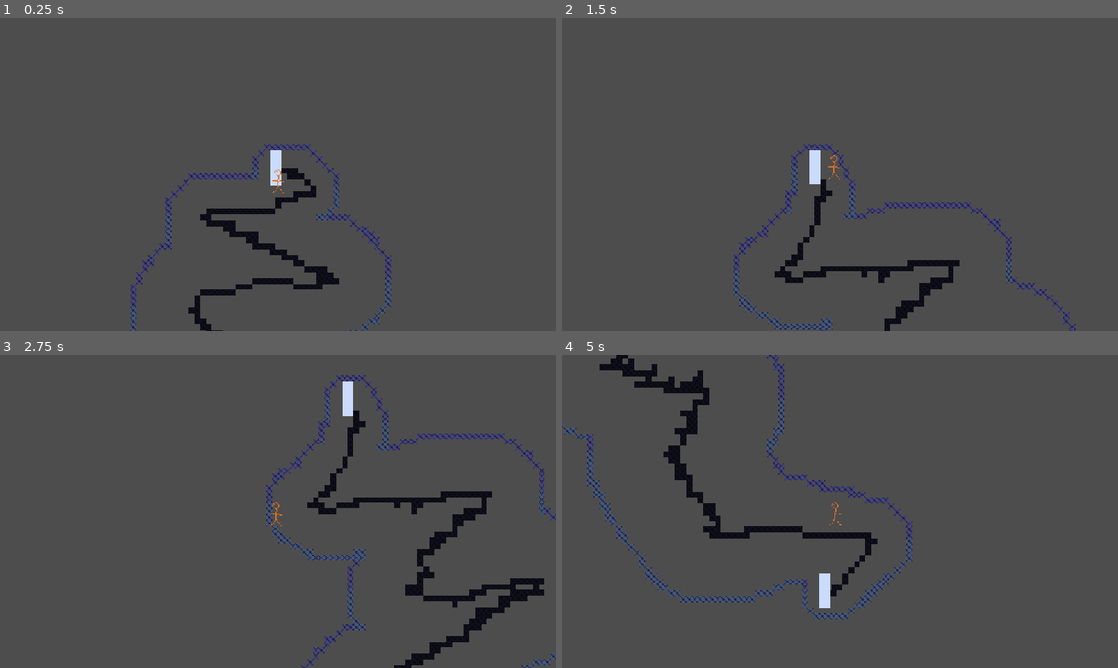
Above: before the commit, frames 1-4 (two rows, left to right).
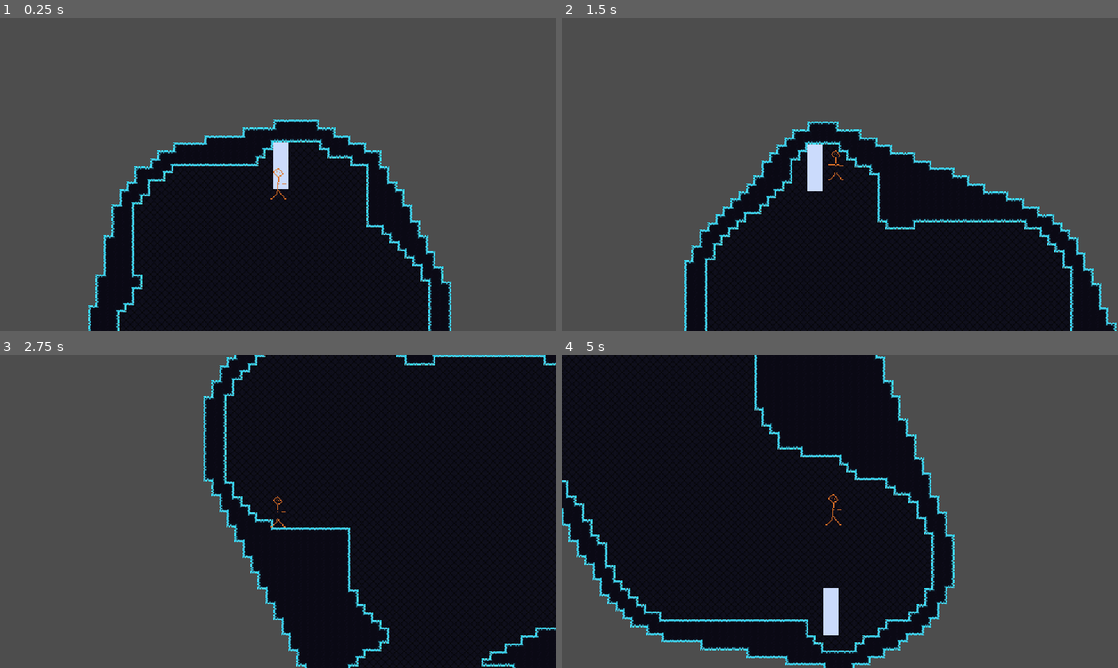
Above: after the commit, the same moments.

Repository: henreedev/exponential-climb
Game: Godot game, scene res://scenes/game.tscn
Same seed, same stepped clock (60 frames per second), same inputs: the game is played once before the commit and once after it.
Inputs (mouse positions are in pixels of both pictures, inside the frame that each line leads up to):
- Up to frame 1 (0.25 s): no input
- Up to frame 2 (1.5 s): move the mouse to (962, 158) at 0.52 s; press the mouse at (962, 158) at 0.53 s; hold D (move_right) from 0.53 s (still down); tap Space (jump) at 0.77 s; move the mouse to (728, 190) at 1.27 s; release the mouse at (728, 190) at 1.28 s; tap R (test_generate_new_room) at 1.35 s
- Up to frame 3 (2.75 s): tap Space (jump) at 1.52 s; move the mouse to (333, 442) at 2.02 s; release D (move_right) at 2.03 s; hold A (move_left) from 2.03 s (still down); hold Q (toggle_loop) from 2.03 s (still down)
- Up to frame 4 (5 s): move the mouse to (812, 574) at 2.77 s; release A (move_left) at 2.78 s; release Q (toggle_loop) at 2.78 s; hold D (move_right) 2.78-4.28 s; click (812, 574) at 2.85 s; tap Space (jump) at 3.02, 3.77, 4.52 s; move the mouse to (1006, 558) at 3.52 s; hold R (test_generate_new_room) 3.53-4.28 s; move the mouse to (673, 464) at 4.27 s; hold A (move_left) from 4.28 s (still down); tap Q (toggle_loop) at 4.35 s

The runs differ from the first frame. In frame 1, 32% of the frame differs, in the area x 15-82%, y 32-100%; in frame 2, 34%; in frame 3, 54%; in frame 4, 57%, in the area x 0-71%, y 0-100%.

Commit message:
fix polygon generation, terrain generation using it

Diff:
--- a/resources/environment/tileset.tres
+++ b/resources/environment/tileset.tres
@@ -100,7 +100,6 @@
 1:1/0 = 0
 1:1/0/terrain_set = 0
 1:1/0/terrain = 0
-1:1/0/physics_layer_0/polygon_0/points = PackedVector2Array(-4, -4, 4, -4, 4, 4, -4, 4)
 1:1/0/terrains_peering_bit/right_side = 0
 1:1/0/terrains_peering_bit/bottom_right_corner = 0
 1:1/0/terrains_peering_bit/bottom_side = 0
--- a/scenes/player/player.tscn
+++ b/scenes/player/player.tscn
@@ -20,7 +20,7 @@
 texture = ExtResource("2_dovo2")
 
 [node name="Camera2D" type="Camera2D" parent="."]
-zoom = Vector2(1.5, 1.5)
+zoom = Vector2(2, 2)
 process_callback = 0
 position_smoothing_enabled = true
 position_smoothing_speed = 9.23
--- a/scripts/environment/path_info.gd
+++ b/scripts/environment/path_info.gd
@@ -11,6 +11,8 @@
 var path_core : Array[Vector2i]
 var top_edge : Array[Vector2i]
 var bottom_edge : Array[Vector2i]
-var inside : Array[Vector2i]
+var total_edge : Array[Vector2i]
+var packed_edge : PackedVector2Array
+var polygon : Polygon2D
 
 var radius_curve : Curve
--- a/scripts/environment/room.gd
+++ b/scripts/environment/room.gd
@@ -122,11 +122,12 @@
 
 	var top_edge = path_edges[0]
 	var bot_edge = path_edges[1]
-	#var inside = path_edges[2]
 
 	path.top_edge = top_edge
 	path.bottom_edge = bot_edge
-	#path.inside = inside
+	path.total_edge = path_edges[2]
+	path.packed_edge = path_edges[3]
+	path.polygon = path_edges[4]
 
 	#var top_noise_seed = TilePath.add_noise_to_path(path.top_edge, noise, 3, true)
 	#TilePath.add_noise_to_path(path.bottom_edge, noise, 3, true, top_noise_seed)
@@ -138,7 +139,8 @@
 	match info.type:
 		_:
 			if is_main:
-				return randf_range(2000, 2500)
+				#return randf_range(2000, 2500)
+				return 1000
 			else:
 				return randf_range(500, 700)
 
@@ -146,7 +148,7 @@
 	match info.type:
 		_:
 			if is_main:
-				return 30
+				return 20
 			else:
 				return randf_range(2, 10)
 
@@ -162,7 +164,7 @@
 	match info.type:
 		_:
 			if is_main:
-				return 7
+				return 3
 			else:
 				return 2
 
@@ -219,14 +221,22 @@
 	var top_left_pos := Vector2i(mini(start_door_pos.x, main_door_pos.x), mini(start_door_pos.y, main_door_pos.y))
 	var bottom_right_pos := Vector2i(maxi(start_door_pos.x, main_door_pos.x), maxi(start_door_pos.y, main_door_pos.y))
 	# Fill in bg
-	#const PADDING_TILES := 100
-	#for x in range(top_left_pos.x - PADDING_TILES, bottom_right_pos.x + PADDING_TILES):
-		#for y in range(top_left_pos.y - PADDING_TILES, bottom_right_pos.y + PADDING_TILES):
-			#var coord = Vector2i(x, y)
-			#bg_layer.set_cell(coord, 0, BG_ATLAS_COORDS)
 	# Carve out edges first, then insides (to clear up any edges overlapping with insides)
 	var wall_cells : Array[Vector2i] = []
-	var inside_cells : Array[Vector2i] = []
+	var main_polygon := TilePath.map_to_packed_vec2_arr(info.main_path.polygon.polygon, false, true)
+	var side_polygons := []
+	var convex_hull = Geometry2D.convex_hull(main_polygon)
+	convex_hull = Geometry2D.offset_polygon(convex_hull, 3)[0]
+	const PADDING_TILES := 100
+	for y in range(top_left_pos.y - PADDING_TILES, bottom_right_pos.y + PADDING_TILES):
+		for x in range(top_left_pos.x - PADDING_TILES, bottom_right_pos.x + PADDING_TILES):
+			var coord = Vector2(x, y)
+			if Geometry2D.is_point_in_polygon(coord, convex_hull):
+				if Geometry2D.is_point_in_polygon(coord, main_polygon):
+					bg_layer.set_cell(coord, 0, BG_ATLAS_COORDS)
+				else:
+					wall_cells.append(Vector2i(coord))
+					#continue
 	#for side_path in info.side_paths:
 		## Carve out side path edges
 		#wall_cells.append_array(side_path.top_edge)
@@ -239,11 +249,50 @@
 	#wall_cells.append_array(info.main_path.path_core)
 	#wall_cells.append_array(info.main_path.top_edge)
 	#wall_cells.append_array(info.main_path.bottom_edge)
-	for coord in info.main_path.top_edge:
-		wall_layer.set_cell(coord, 0, WALL_ATLAS_COORDS)
-	for coord in info.main_path.bottom_edge:
-		wall_layer.set_cell(coord, 0, PLATFORM_ATLAS_COORDS)
-	for coord in info.main_path.path_core:
-		bg_layer.set_cell(coord, 0, BG_ATLAS_COORDS)
-
-	#wall_layer.set_cells_terrain_connect(wall_cells, 0, 0)
+	#for coord in info.main_path.top_edge:
+		#wall_layer.set_cell(coord, 0, WALL_ATLAS_COORDS)
+	#for coord in info.main_path.bottom_edge:
+		#wall_layer.set_cell(coord, 0, PLATFORM_ATLAS_COORDS)
+	#for coord in info.main_path.path_core:
+		#bg_layer.set_cell(coord, 0, BG_ATLAS_COORDS)
+	#const test_indices = [0, -1, -2, -3, -4, -5, -6, -7, -8]
+	#for i in range(len(test_indices)):
+		#var idx = test_indices[i]
+		#var test_poly = Polygon2D.new()
+		#test_poly.color = Color.from_hsv(lerpf(0.0, 0.5, float(i) / len(test_indices)), 1, 1)
+		#print(test_poly.color)
+		#test_poly.z_index = 999
+		#test_poly.polygon = PackedVector2Array([
+			#info.main_path.polygon.polygon[idx],
+			#info.main_path.polygon.polygon[idx] + Vector2(-1, 0),
+			#info.main_path.polygon.polygon[idx] + Vector2(1, 0),
+			#])
+		#test_poly.polygon = Geometry2D.offset_polygon(test_poly.polygon, 1 + i * 0.2)[0]
+		#add_child(test_poly)
+	#
+	#var problem_indices = {}
+	#for i in range(len(info.main_path.polygon.polygon) - 1):
+		#var point = info.main_path.polygon.polygon[i]
+		#var next_point = info.main_path.polygon.polygon[i + 1]
+		#if point.distance_to(next_point) > 17:
+			#problem_indices[i] = true
+			#problem_indices[i + 1] = true
+			#var too_far_poly = Polygon2D.new()
+			#too_far_poly.color = Color.ORANGE
+			#too_far_poly.z_index = 999
+			#too_far_poly.polygon = PackedVector2Array([
+				#point,
+				#next_point + Vector2.LEFT,
+				#next_point + Vector2.RIGHT,
+				#])
+			#too_far_poly.vertex_colors = PackedColorArray([Color.YELLOW, Color.YELLOW, Color.YELLOW, Color.YELLOW, Color.YELLOW, Color.YELLOW, Color.YELLOW])
+			#var expanded_polys = Geometry2D.offset_polygon(too_far_poly.polygon, 0.4)
+			#if expanded_polys.size() > 1:
+				#print("multiple gamers in chat")
+			#too_far_poly.polygon = expanded_polys[0]
+			#add_child(too_far_poly)
+	#print("annoying indices: ", problem_indices)
+	#print("size: " , len(info.main_path.polygon.polygon))
+
+
+	wall_layer.set_cells_terrain_connect(wall_cells, 0, 0)
--- a/scripts/utilities/tilepath.gd
+++ b/scripts/utilities/tilepath.gd
@@ -36,6 +36,9 @@
 		return point / 8
 	elif _point != Vector2.INF:
 		return Vector2i(_point) / 8
+
+static func map_to_local(point):
+	return Vector2(point) * 8 + Vector2(4, 4)
 
 ## Adds points to a path as necessary to fill gaps between any non-adjacent
 ## points that are within the given radius of each other .
@@ -124,7 +127,9 @@
 
 ## Checks whether two coordinates are touching in any of 8 directions
 static func is_adjacent(a: Vector2i, b: Vector2i) -> bool:
-	return abs(a.x - b.x) + abs(a.y - b.y) == 1
+	var x_diff = abs(a.x - b.x)
+	var y_diff = abs(a.y - b.y)
+	return x_diff + y_diff == 1 or x_diff == 1 and y_diff == 1
 
 
 ## Adds given noise to a path, ensuring the start and end points remain the same.
@@ -169,7 +174,6 @@
 	# the edge but *can* be removed from the edge.
 	var visited := {}
 	var i := 0
-	#region Original edge finding method with circle carving
 	for path_coord : Vector2i in path:
 		# Calculate radius to carve path with
 		var radius : int = base_radius
@@ -178,18 +182,18 @@
 		# Calculate square area containing radius circle
 		var x_range = range(-radius - 1, radius + 2) # range is inclusive then exclusive
 		var y_range = range(-radius - 1, radius + 2)
-		for x_offset in x_range:
-			for y_offset in y_range:
+		for dx in x_range:
+			for dy in y_range:
 				# Look in a square around the point
-				var coord_offset = Vector2i(x_offset, y_offset)
+				var coord_offset = Vector2i(dx, dy)
 				var coord = path_coord + coord_offset
-				var mh_dist = euclidean_dist(path_coord, coord)
-
-				if mh_dist <= radius: # Remove tiles on the inside of the circle
+				var dist = euclidean_dist(path_coord, coord)
+
+				if dist <= radius: # Remove tiles on the inside of the circle
 					top_edge_set.erase(coord)
 					bottom_edge_set.erase(coord)
 					visited[coord] = null # Add to visited
-				elif mh_dist == radius + 1:
+				elif dist == radius + 1:
 					if visited.has(coord):
 						continue # Don't add as an edge tile if already visited
 					# Calculate tangent to place tile into top or bottom edge
@@ -211,49 +215,134 @@
 	path_edge.append_array(top_edge)
 	path_edge.append_array(bottom_edge)
 
-	return [top_edge, bottom_edge, path_edge]
-	#endregion Original edge finding method with circle carving
-	#region New implementation (perpendicular points)
-	#var top_edge := {}
-	#var bottom_edge := {}
-	#var last_tangent := Vector2.ZERO
-	#var second_last_tangent := Vector2.ZERO
-	#for i in range(path.size()):
-		#var radius = base_radius
-		#if radius_curve:
-			#radius = int(radius_curve.sample_baked(i))
-#
-		#var current_point = Vector2(path[i])
-		#var tangent : Vector2
-#
-		#if path.size() <= 1:
-			#tangent = Vector2.RIGHT # Default if path is only one point
-		#elif i == 0:
-			#tangent = (Vector2(path[i + 1]) - current_point).normalized()
-		#elif i == path.size() - 1:
-			#tangent = (current_point - Vector2(path[i - 1])).normalized()
+	var packed_arr : PackedVector2Array = PackedVector2Array(path_edge)
+	var polygon : Polygon2D = Polygon2D.new()
+	polygon.polygon = map_to_packed_vec2_arr(PackedVector2Array(reorder_points(path_edge)))
+	polygon.z_index = -1
+	return [top_edge, bottom_edge, path_edge, packed_arr, polygon]
+
+static func map_to_packed_vec2_arr(tile_coords, convert_to_world_coords := true, convert_to_map_coords := false) -> PackedVector2Array:
+	var arr = []
+	for tile_coord in tile_coords:
+		var new_coord := Vector2(tile_coord)
+		if convert_to_world_coords:
+			new_coord = map_to_local(new_coord)
+		if convert_to_map_coords:
+			new_coord = local_to_map(new_coord)
+		arr.append(new_coord)
+	return PackedVector2Array(arr)
+
+static func euclidean_dist(a : Vector2i, b : Vector2i):
+	return int(sqrt((a.x - b.x) * (a.x - b.x) + (a.y - b.y) * (a.y - b.y)))
+
+static func manhattan_dist(a : Vector2i, b : Vector2i):
+	return abs(a.x - b.x) + abs(a.y - b.y)
+
+#static func reorder_points(points: Array) -> Array:
+	## Convert points to a set for fast lookup
+	#var point_set = {}
+	#for point in points:
+		#point_set[point] = true
+#
+	## Find the starting point (lowest-leftmost point)
+	#var start_point = points[0]
+	#for point in points:
+		#if point.y < start_point.y or (point.y == start_point.y and point.x < start_point.x):
+			#start_point = point
+#
+	## Trace the edge with backtracking
+	#var ordered_points = {}
+	#var stack = [start_point]  # Stack to manage the traversal path
+	#var visited = {}  # To track visited points
+	#visited[start_point] = true
+#
+	#while stack.size() > 0:
+		#var current = stack[stack.size() - 1]  # Peek at the top of the stack
+		#ordered_points[current] = null
+		##point_set.erase(current)  # Mark as visited by removing it from the set
+#
+		## Find unvisited neighbors
+		#var neighbors = get_unvisited_neighbors(current, visited, point_set)
+		#if neighbors.size() > 0:
+			## Choose the first neighbor (clockwise priority)
+			#var next_point = neighbors[0]
+			#stack.append(next_point)  # Add to stack
+			#visited[next_point] = true
 		#else:
-			#tangent = (Vector2(path[i + 1]) - Vector2(path[i - 1])).normalized()
-		#if not last_tangent.is_zero_approx() and not second_last_tangent.is_zero_approx():
-			#tangent = (tangent + last_tangent + second_last_tangent).normalized()
-		#var normal = tangent.rotated(PI / 2)
-		#var top_offset = (normal * radius).round()
-		#var bottom_offset = (-normal * radius).round()
-#
-		#top_edge[Vector2i(current_point + top_offset)] = null
-		#bottom_edge[Vector2i(current_point + bottom_offset)] = null
-		#
-		#second_last_tangent = last_tangent
-		#last_tangent = tangent
-#
-	#var top_edge_arr: Array[Vector2i] = []
-	#var bottom_edge_arr: Array[Vector2i] = []
-	#top_edge_arr.append_array(top_edge.keys())
-	#bottom_edge_arr.append_array(bottom_edge.keys())
-	#return [top_edge_arr, bottom_edge_arr]
-	#endregion New implementation (perpendicular points)
-
-
-static func euclidean_dist(a : Vector2i, b : Vector2i):
-	#return abs(a.x - b.x) + abs(a.y - b.y) # Uncomment for manhattan distance formula
-	return int(sqrt((a.x - b.x) * (a.x - b.x) + (a.y - b.y) * (a.y - b.y)))
+			## Dead end, backtrack
+			#stack.pop_back()
+#
+		## If we complete the loop, stop
+		#if stack.size() > 1 and stack[stack.size() - 1] == start_point:
+			#print("POG!!!")
+			#break
+	#
+	#var res = ordered_points.keys()
+	#res.append(start_point)
+	#return res
+
+# Helper function to get neighbors in clockwise order
+static func get_unvisited_neighbors(current, visited, point_set):
+	var neighbors = []
+		# Directions for neighbors in clockwise order
+	var directions = [
+		Vector2i(0, -1),  # Up
+		Vector2i(1, -1),  # Up-Right
+		Vector2i(1, 0),   # Right
+		Vector2i(1, 1),   # Down-Right
+		Vector2i(0, 1),   # Down
+		Vector2i(-1, 1),  # Down-Left
+		Vector2i(-1, 0),  # Left
+		Vector2i(-1, -1)  # Up-Left
+	]
+	for dir in directions:
+		var neighbor = current + dir
+		if point_set.has(neighbor) and not visited.has(neighbor):
+			neighbors.append(neighbor)
+	return neighbors
+
+#region chatgpt
+static func reorder_points(points: Array) -> Array:
+	# Convert points to a set for fast lookup
+	var point_set = {}
+	for point in points:
+		point_set[point] = true
+
+	# Find the starting point (lowest-leftmost point)
+	var start_point = points[0]
+	for point in points:
+		if point.y < start_point.y or (point.y == start_point.y and point.x < start_point.x):
+			start_point = point
+
+	# Trace the edge with backtracking
+	var ordered_points = []
+	var stack = [start_point]  # Stack to manage the traversal path
+	var visited = {}  # To track visited points
+	visited[start_point] = true
+
+	while stack.size() > 0:
+		#var current = stack[stack.size() - 1]  # Peek at the top of the stack
+		var current = stack[stack.size() - 1]  # Peek at the top of the stack
+		if not ordered_points.has(current):
+			ordered_points.append(current)  # Add current to ordered points
+
+		# Special case: Check if the start point can be revisited to complete the loop
+		if len(ordered_points) > 2 and is_adjacent(current, start_point):
+			ordered_points.append(start_point)
+			break
+
+		# Find unvisited neighbors
+		var neighbors = get_unvisited_neighbors(current, visited, point_set)
+
+		if neighbors.size() > 0:
+			#for next_point in neighbors:
+			# Choose the first neighbor (clockwise priority)
+			var next_point = neighbors[0]
+			stack.append(next_point)  # Add to stack
+			visited[next_point] = true
+		else:
+			## Dead end, backtrack
+			stack.pop_back()
+
+	return ordered_points
+#endregion chatgpt
